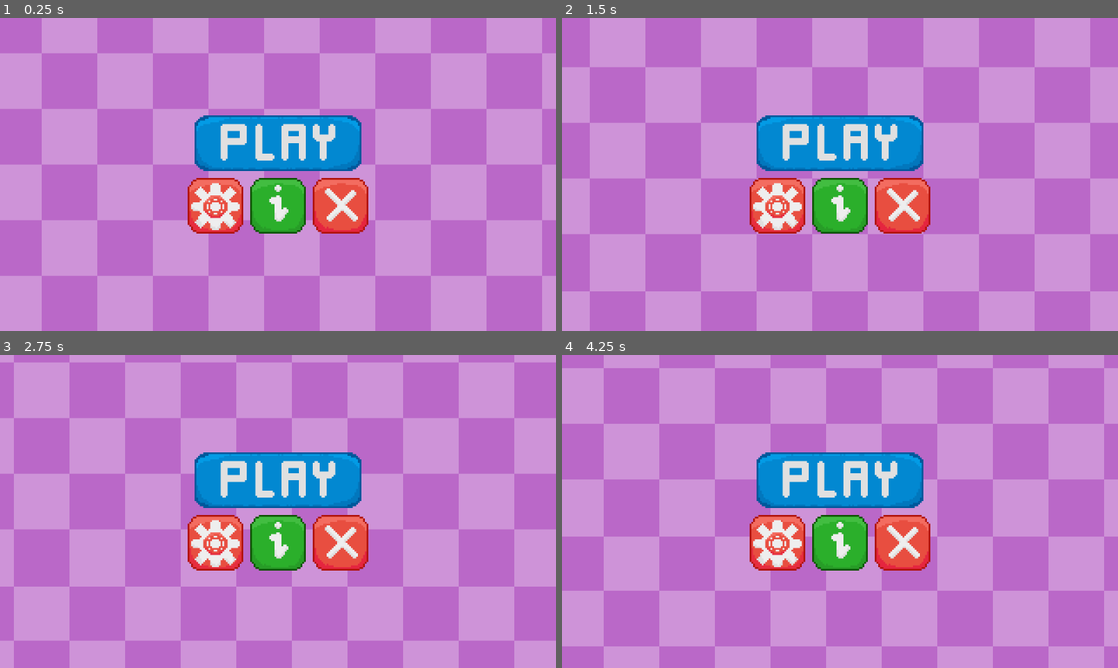
Above: before the commit, frames 1-4 (two rows, left to right).
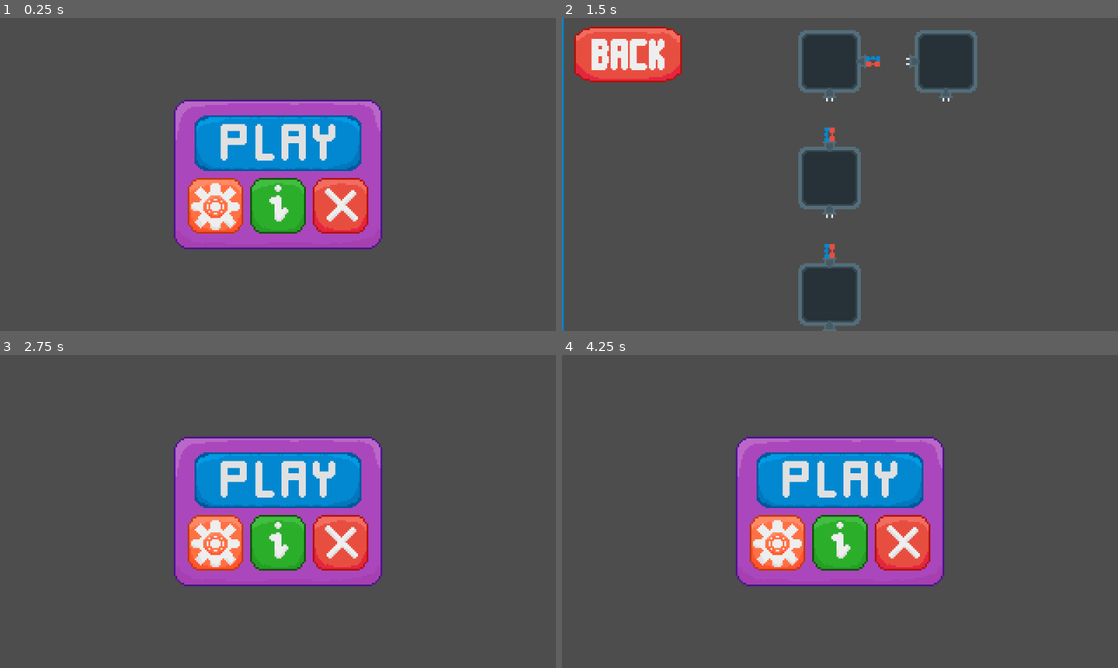
Above: after the commit, the same moments.

Repository: EmilPok/RpurpleB
Game: Godot game, scene res://scenes/UI/main_menu.tscn
Two runs of this game, one before a commit and one after it. Both use one fixed random seed, a clock stepped at 60 frames per second and the inputs below. This scene is started directly instead of the project's main scene.
Inputs (mouse positions are in pixels of both pictures, inside the frame that each line leads up to):
- Up to frame 1 (0.25 s): no input
- Up to frame 2 (1.5 s): click (840, 143) at 0.5 s; click (628, 55) at 1.27 s
- Up to frame 3 (2.75 s): click (278, 480) at 2.02 s
- Up to frame 4 (4.25 s): tap Enter (ui_accept) at 2.75, 3.8 s; move the mouse to (962, 495) at 2.77 s; hold Enter (ui_accept) 2.78-3.53 s; hold D (right) from 2.78 s (still down); tap Space (jump) at 3.02, 3.77 s; move the mouse to (728, 527) at 3.52 s; right-click (728, 527) at 3.6 s

The runs differ from the first frame. In frame 1, 90% of the frame differs, in the area x 0-100%, y 0-100%; in frame 2, 100%; in frame 3, 90%; in frame 4, 90%.

Commit message:
level selector (not working) some menu improvements

Diff:
--- /dev/null
+++ b/scenes/UI/level_connector.tscn
@@ -0,0 +1,40 @@
+[gd_scene format=3 uid="uid://dugp7x1de6feb"]
+
+[ext_resource type="Script" uid="uid://cf8528ag0v6wy" path="res://scripts/UI/level_connector.gd" id="1_cucjf"]
+[ext_resource type="Texture2D" uid="uid://barg8tnci4xeg" path="res://art/UI/level_design/cables.png" id="2_1p1o0"]
+
+[sub_resource type="Animation" id="Animation_8ej5n"]
+resource_name = "connect"
+length = 0.6
+tracks/0/type = "value"
+tracks/0/imported = false
+tracks/0/enabled = true
+tracks/0/path = NodePath("Cable:size")
+tracks/0/interp = 1
+tracks/0/loop_wrap = true
+tracks/0/keys = {
+"times": PackedFloat32Array(0.13333334, 0.6),
+"transitions": PackedFloat32Array(2.4622905, 0.07694659),
+"update": 0,
+"values": [Vector2(6, 8), Vector2(6, 25)]
+}
+
+[sub_resource type="AnimationLibrary" id="AnimationLibrary_g3fea"]
+_data = {
+&"connect": SubResource("Animation_8ej5n")
+}
+
+[node name="LevelConnector" type="Node2D" unique_id=2004685137]
+z_index = 10
+script = ExtResource("1_cucjf")
+
+[node name="Cable" type="NinePatchRect" parent="." unique_id=1602067742]
+offset_right = 6.0
+offset_bottom = 8.0
+texture = ExtResource("2_1p1o0")
+patch_margin_top = 4
+patch_margin_bottom = 4
+axis_stretch_vertical = 1
+
+[node name="AnimationPlayer" type="AnimationPlayer" parent="." unique_id=1112084240]
+libraries/ = SubResource("AnimationLibrary_g3fea")
--- a/scenes/UI/main_menu.tscn
+++ b/scenes/UI/main_menu.tscn
@@ -5,6 +5,7 @@
 [ext_resource type="Shader" uid="uid://cp1dxnehmnbl5" path="res://shaders/bg_scroll.gdshader" id="1_yonvy"]
 [ext_resource type="Texture2D" uid="uid://dlek782kd02gd" path="res://art/UI/buttons/play_button.png" id="3_5jstl"]
 [ext_resource type="Texture2D" uid="uid://88achoevdns" path="res://art/UI/buttons/play_button_clicked.png" id="3_tfcbk"]
+[ext_resource type="Texture2D" uid="uid://t1nh7njadxos" path="res://art/UI/main_menu_panel.png" id="4_1ss0f"]
 [ext_resource type="Texture2D" uid="uid://cgkveiveuytlu" path="res://art/UI/buttons/options_button.png" id="5_um6dh"]
 [ext_resource type="Texture2D" uid="uid://ynneya2aasaf" path="res://art/UI/buttons/options_button_pressed.png" id="6_mf7fl"]
 [ext_resource type="Texture2D" uid="uid://bhd6sy47ni3m6" path="res://art/UI/buttons/credits_button.png" id="7_d6l81"]
@@ -23,9 +24,36 @@
 [ext_resource type="Texture2D" uid="uid://dmdknt2qihps2" path="res://art/UI/text/sfx.png" id="21_gqbxs"]
 [ext_resource type="Texture2D" uid="uid://dpxtrcx3n6me" path="res://art/UI/text/gmail.png" id="22_1ss0f"]
 [ext_resource type="Texture2D" uid="uid://d2qitqabeppag" path="res://art/UI/buttons/back_button.png" id="23_6gm0r"]
-
-[sub_resource type="ShaderMaterial" id="ShaderMaterial_g4v7s"]
-shader = ExtResource("1_yonvy")
+[ext_resource type="PackedScene" uid="uid://dugp7x1de6feb" path="res://scenes/UI/level_connector.tscn" id="24_afaap"]
+[ext_resource type="Texture2D" uid="uid://mw2hs006xd58" path="res://art/UI/level_design/level_stage.png" id="25_gqbxs"]
+[ext_resource type="Texture2D" uid="uid://b4truypqexabg" path="res://art/UI/level_design/level_stage_to_left.png" id="26_gqbxs"]
+
+[sub_resource type="Animation" id="Animation_gqbxs"]
+length = 0.001
+tracks/0/type = "value"
+tracks/0/imported = false
+tracks/0/enabled = true
+tracks/0/path = NodePath("LevelSelector:visible")
+tracks/0/interp = 1
+tracks/0/loop_wrap = true
+tracks/0/keys = {
+"times": PackedFloat32Array(0),
+"transitions": PackedFloat32Array(1),
+"update": 1,
+"values": [false]
+}
+tracks/1/type = "value"
+tracks/1/imported = false
+tracks/1/enabled = true
+tracks/1/path = NodePath("HBoxContainer/MainButtons:visible")
+tracks/1/interp = 1
+tracks/1/loop_wrap = true
+tracks/1/keys = {
+"times": PackedFloat32Array(0),
+"transitions": PackedFloat32Array(1),
+"update": 1,
+"values": [true]
+}
 
 [sub_resource type="Animation" id="Animation_6gm0r"]
 resource_name = "credits_off"
@@ -129,11 +157,119 @@
 "values": [false, true]
 }
 
+[sub_resource type="Animation" id="Animation_1ss0f"]
+resource_name = "level_selector_off"
+tracks/0/type = "value"
+tracks/0/imported = false
+tracks/0/enabled = true
+tracks/0/path = NodePath("Transition_Background:position")
+tracks/0/interp = 1
+tracks/0/loop_wrap = true
+tracks/0/keys = {
+"times": PackedFloat32Array(0, 1),
+"transitions": PackedFloat32Array(3.1383355, 0.29730204),
+"update": 0,
+"values": [Vector2(-320, 0), Vector2(320, 0)]
+}
+tracks/1/type = "value"
+tracks/1/imported = false
+tracks/1/enabled = true
+tracks/1/path = NodePath("Transition_Background:color")
+tracks/1/interp = 1
+tracks/1/loop_wrap = true
+tracks/1/keys = {
+"times": PackedFloat32Array(0),
+"transitions": PackedFloat32Array(1),
+"update": 0,
+"values": [Color(0.007843138, 0.53333336, 0.81960785, 1)]
+}
+tracks/2/type = "value"
+tracks/2/imported = false
+tracks/2/enabled = true
+tracks/2/path = NodePath("HBoxContainer/MainButtons:visible")
+tracks/2/interp = 1
+tracks/2/loop_wrap = true
+tracks/2/keys = {
+"times": PackedFloat32Array(0, 0.8),
+"transitions": PackedFloat32Array(1, 1),
+"update": 1,
+"values": [false, true]
+}
+tracks/3/type = "value"
+tracks/3/imported = false
+tracks/3/enabled = true
+tracks/3/path = NodePath("LevelSelector:visible")
+tracks/3/interp = 1
+tracks/3/loop_wrap = true
+tracks/3/keys = {
+"times": PackedFloat32Array(0.03333333, 0.8),
+"transitions": PackedFloat32Array(1, 1),
+"update": 1,
+"values": [true, false]
+}
+
+[sub_resource type="Animation" id="Animation_54m0d"]
+resource_name = "level_selector_on"
+tracks/0/type = "value"
+tracks/0/imported = false
+tracks/0/enabled = true
+tracks/0/path = NodePath("Transition_Background:position")
+tracks/0/interp = 1
+tracks/0/loop_wrap = true
+tracks/0/keys = {
+"times": PackedFloat32Array(0, 1),
+"transitions": PackedFloat32Array(0.29730204, 3.1383355),
+"update": 0,
+"values": [Vector2(320, 0), Vector2(-320, 0)]
+}
+tracks/1/type = "value"
+tracks/1/imported = false
+tracks/1/enabled = true
+tracks/1/path = NodePath("Transition_Background:color")
+tracks/1/interp = 1
+tracks/1/loop_wrap = true
+tracks/1/keys = {
+"times": PackedFloat32Array(0),
+"transitions": PackedFloat32Array(1),
+"update": 0,
+"values": [Color(0.007843138, 0.53333336, 0.81960785, 1)]
+}
+tracks/2/type = "value"
+tracks/2/imported = false
+tracks/2/enabled = true
+tracks/2/path = NodePath("HBoxContainer/MainButtons:visible")
+tracks/2/interp = 1
+tracks/2/loop_wrap = true
+tracks/2/keys = {
+"times": PackedFloat32Array(0, 0.2),
+"transitions": PackedFloat32Array(1, 1),
+"update": 1,
+"values": [true, false]
+}
+tracks/3/type = "value"
+tracks/3/imported = false
+tracks/3/enabled = true
+tracks/3/path = NodePath("LevelSelector:visible")
+tracks/3/interp = 1
+tracks/3/loop_wrap = true
+tracks/3/keys = {
+"times": PackedFloat32Array(0, 0.19),
+"transitions": PackedFloat32Array(1, 1),
+"update": 1,
+"values": [false, true]
+}
+
 [sub_resource type="AnimationLibrary" id="AnimationLibrary_afaap"]
 _data = {
+&"RESET": SubResource("Animation_gqbxs"),
 &"credits_off": SubResource("Animation_6gm0r"),
-&"credits_on": SubResource("Animation_cj7n5")
-}
+&"credits_on": SubResource("Animation_cj7n5"),
+&"level_selector_off": SubResource("Animation_1ss0f"),
+&"level_selector_on": SubResource("Animation_54m0d")
+}
+
+[sub_resource type="ShaderMaterial" id="ShaderMaterial_g4v7s"]
+shader = ExtResource("1_yonvy")
 
 [node name="MainMenu" type="Control" unique_id=2050352890]
 layout_mode = 3
@@ -144,13 +280,21 @@
 grow_vertical = 2
 script = ExtResource("1_d6l81")
 
+[node name="Transition_Animations" type="AnimationPlayer" parent="." unique_id=1657425511]
+libraries/ = SubResource("AnimationLibrary_afaap")
+
 [node name="Background" type="TextureRect" parent="." unique_id=794989512]
+visible = false
 texture_repeat = 2
 material = SubResource("ShaderMaterial_g4v7s")
 layout_mode = 1
 anchors_preset = 15
 anchor_right = 1.0
 anchor_bottom = 1.0
+offset_left = -8.0
+offset_top = -6.0
+offset_right = 8.0
+offset_bottom = 6.0
 grow_horizontal = 2
 grow_vertical = 2
 texture = ExtResource("1_qwnig")
@@ -175,6 +319,25 @@
 size_flags_vertical = 4
 alignment = 1
 
+[node name="Node2D" type="Node2D" parent="HBoxContainer/MainButtons" unique_id=325697204]
+position = Vector2(52, 33)
+
+[node name="TextureRect" type="TextureRect" parent="HBoxContainer/MainButtons/Node2D" unique_id=1951263969]
+anchors_preset = 8
+anchor_left = 0.5
+anchor_top = 0.5
+anchor_right = 0.5
+anchor_bottom = 0.5
+offset_left = -128.0
+offset_top = -48.0
+offset_right = 128.0
+offset_bottom = 48.0
+grow_horizontal = 2
+grow_vertical = 2
+size_flags_horizontal = 4
+size_flags_vertical = 4
+texture = ExtResource("4_1ss0f")
+
 [node name="Play" type="TextureButton" parent="HBoxContainer/MainButtons" unique_id=728810482]
 layout_mode = 2
 size_flags_horizontal = 4
@@ -210,7 +373,7 @@
 visible = false
 script = ExtResource("13_i7p8e")
 
-[node name="Credits_Title" type="TextureRect" parent="HBoxContainer/Credits_Smooth_Movement_Handl" unique_id=1338270116]
+[node name="CreditsTitle" type="TextureRect" parent="HBoxContainer/Credits_Smooth_Movement_Handl" unique_id=1338270116]
 anchors_preset = 15
 anchor_right = 1.0
 anchor_bottom = 1.0
@@ -218,7 +381,7 @@
 grow_vertical = 2
 texture = ExtResource("12_a1wsg")
 
-[node name="HBoxContainer" type="HBoxContainer" parent="HBoxContainer/Credits_Smooth_Movement_Handl/Credits_Title" unique_id=385974533]
+[node name="HBoxContainer" type="HBoxContainer" parent="HBoxContainer/Credits_Smooth_Movement_Handl/CreditsTitle" unique_id=385974533]
 layout_mode = 1
 anchors_preset = 5
 anchor_left = 0.5
@@ -228,17 +391,17 @@
 offset_bottom = 23.0
 grow_horizontal = 2
 
-[node name="VBoxContainer" type="VBoxContainer" parent="HBoxContainer/Credits_Smooth_Movement_Handl/Credits_Title/HBoxContainer" unique_id=89607871]
-layout_mode = 2
-size_flags_horizontal = 4
-size_flags_vertical = 4
-
-[node name="HBoxContainer" type="HBoxContainer" parent="HBoxContainer/Credits_Smooth_Movement_Handl/Credits_Title/HBoxContainer/VBoxContainer" unique_id=835260933]
-layout_mode = 2
-size_flags_horizontal = 4
-size_flags_vertical = 4
-
-[node name="TextureRect" type="TextureRect" parent="HBoxContainer/Credits_Smooth_Movement_Handl/Credits_Title/HBoxContainer/VBoxContainer/HBoxContainer" unique_id=594925242]
+[node name="VBoxContainer" type="VBoxContainer" parent="HBoxContainer/Credits_Smooth_Movement_Handl/CreditsTitle/HBoxContainer" unique_id=89607871]
+layout_mode = 2
+size_flags_horizontal = 4
+size_flags_vertical = 4
+
+[node name="HBoxContainer" type="HBoxContainer" parent="HBoxContainer/Credits_Smooth_Movement_Handl/CreditsTitle/HBoxContainer/VBoxContainer" unique_id=835260933]
+layout_mode = 2
+size_flags_horizontal = 4
+size_flags_vertical = 4
+
+[node name="TextureRect" type="TextureRect" parent="HBoxContainer/Credits_Smooth_Movement_Handl/CreditsTitle/HBoxContainer/VBoxContainer/HBoxContainer" unique_id=594925242]
 layout_mode = 2
 size_flags_horizontal = 4
 size_flags_vertical = 0
@@ -246,55 +409,55 @@
 offset_transform_position = Vector2(0, -18)
 texture = ExtResource("14_sfthw")
 
-[node name="TextConainer" type="Node2D" parent="HBoxContainer/Credits_Smooth_Movement_Handl" unique_id=183272708]
-
-[node name="Arts" type="Sprite2D" parent="HBoxContainer/Credits_Smooth_Movement_Handl/TextConainer" unique_id=854290120]
+[node name="TextContainer" type="Node2D" parent="HBoxContainer/Credits_Smooth_Movement_Handl" unique_id=183272708]
+
+[node name="Arts" type="Sprite2D" parent="HBoxContainer/Credits_Smooth_Movement_Handl/TextContainer" unique_id=854290120]
 position = Vector2(-97, -30)
 scale = Vector2(3, 3)
 texture = ExtResource("15_n3ahy")
 
-[node name="Kelpekk" type="Sprite2D" parent="HBoxContainer/Credits_Smooth_Movement_Handl/TextConainer" unique_id=1837542368]
+[node name="Kelpekk" type="Sprite2D" parent="HBoxContainer/Credits_Smooth_Movement_Handl/TextContainer" unique_id=1837542368]
 position = Vector2(-100.125, -16.375)
 texture = ExtResource("16_scr1a")
 
-[node name="Kelpekk2" type="Sprite2D" parent="HBoxContainer/Credits_Smooth_Movement_Handl/TextConainer" unique_id=169571704]
+[node name="Kelpekk2" type="Sprite2D" parent="HBoxContainer/Credits_Smooth_Movement_Handl/TextContainer" unique_id=169571704]
 position = Vector2(-88, 31)
 texture = ExtResource("16_scr1a")
 
-[node name="Kelpekk3" type="Sprite2D" parent="HBoxContainer/Credits_Smooth_Movement_Handl/TextConainer" unique_id=968681954]
+[node name="Kelpekk3" type="Sprite2D" parent="HBoxContainer/Credits_Smooth_Movement_Handl/TextContainer" unique_id=968681954]
 position = Vector2(107, 32)
 texture = ExtResource("16_scr1a")
 
-[node name="Code" type="Sprite2D" parent="HBoxContainer/Credits_Smooth_Movement_Handl/TextConainer" unique_id=1410491197]
+[node name="Code" type="Sprite2D" parent="HBoxContainer/Credits_Smooth_Movement_Handl/TextContainer" unique_id=1410491197]
 position = Vector2(97, -30)
 scale = Vector2(3, 3)
 texture = ExtResource("17_nu0op")
 
-[node name="Design" type="Sprite2D" parent="HBoxContainer/Credits_Smooth_Movement_Handl/TextConainer" unique_id=678328380]
+[node name="Design" type="Sprite2D" parent="HBoxContainer/Credits_Smooth_Movement_Handl/TextContainer" unique_id=678328380]
 position = Vector2(90, 11)
 scale = Vector2(3, 3)
 texture = ExtResource("18_6gm0r")
 
-[node name="Music" type="Sprite2D" parent="HBoxContainer/Credits_Smooth_Movement_Handl/TextConainer" unique_id=556183913]
+[node name="Music" type="Sprite2D" parent="HBoxContainer/Credits_Smooth_Movement_Handl/TextContainer" unique_id=556183913]
 position = Vector2(-27, -20)
 scale = Vector2(3, 3)
 texture = ExtResource("19_cj7n5")
 
-[node name="Shaders" type="Sprite2D" parent="HBoxContainer/Credits_Smooth_Movement_Handl/TextConainer" unique_id=502964457]
+[node name="Shaders" type="Sprite2D" parent="HBoxContainer/Credits_Smooth_Movement_Handl/TextContainer" unique_id=502964457]
 position = Vector2(-77, 16)
 scale = Vector2(3, 3)
 texture = ExtResource("20_afaap")
 
-[node name="Sfx" type="Sprite2D" parent="HBoxContainer/Credits_Smooth_Movement_Handl/TextConainer" unique_id=2023559849]
+[node name="Sfx" type="Sprite2D" parent="HBoxContainer/Credits_Smooth_Movement_Handl/TextContainer" unique_id=2023559849]
 position = Vector2(31, -20)
 scale = Vector2(3, 3)
 texture = ExtResource("21_gqbxs")
 
-[node name="Gmail" type="Sprite2D" parent="HBoxContainer/Credits_Smooth_Movement_Handl/TextConainer" unique_id=626920457]
+[node name="Gmail" type="Sprite2D" parent="HBoxContainer/Credits_Smooth_Movement_Handl/TextContainer" unique_id=626920457]
 position = Vector2(80, 27)
 texture = ExtResource("22_1ss0f")
 
-[node name="Gmail2" type="Sprite2D" parent="HBoxContainer/Credits_Smooth_Movement_Handl/TextConainer" unique_id=2097861645]
+[node name="Gmail2" type="Sprite2D" parent="HBoxContainer/Credits_Smooth_Movement_Handl/TextContainer" unique_id=2097861645]
 position = Vector2(99, -13)
 texture = ExtResource("22_1ss0f")
 
@@ -311,19 +474,63 @@
 size_flags_vertical = 4
 texture_normal = ExtResource("23_6gm0r")
 
+[node name="LevelSelector" type="Node2D" parent="." unique_id=280259287]
+visible = false
+
+[node name="LevelConnector" parent="LevelSelector" unique_id=2004685137 instance=ExtResource("24_afaap")]
+position = Vector2(157, 138)
+rotation = 3.1415925
+
+[node name="LevelConnector2" parent="LevelSelector" unique_id=1818771879 instance=ExtResource("24_afaap")]
+position = Vector2(157, 71)
+rotation = 3.1415925
+
+[node name="LevelConnector3" parent="LevelSelector" unique_id=109640821 instance=ExtResource("24_afaap")]
+position = Vector2(175, 28)
+rotation = -1.5707964
+
+[node name="LevelStage" type="Sprite2D" parent="LevelSelector" unique_id=1574176337]
+position = Vector2(154, 159)
+texture = ExtResource("25_gqbxs")
+
+[node name="LevelStage2" type="Sprite2D" parent="LevelSelector" unique_id=1584697939]
+position = Vector2(154, 92)
+texture = ExtResource("25_gqbxs")
+
+[node name="LevelStageToLeft" type="Sprite2D" parent="LevelSelector" unique_id=943792369]
+position = Vector2(154, 25)
+texture = ExtResource("26_gqbxs")
+
+[node name="LevelStageToLeft2" type="Sprite2D" parent="LevelSelector" unique_id=1949511541]
+position = Vector2(221, 25)
+rotation = 1.5707964
+texture = ExtResource("26_gqbxs")
+
+[node name="BackButton2" type="TextureButton" parent="LevelSelector" unique_id=684062295]
+anchors_preset = 5
+anchor_left = 0.5
+anchor_right = 0.5
+offset_left = 6.0
+offset_top = 5.0
+offset_right = 70.0
+offset_bottom = 37.0
+grow_horizontal = 2
+size_flags_horizontal = 4
+size_flags_vertical = 4
+texture_normal = ExtResource("23_6gm0r")
+
 [node name="Transition_Background" type="ColorRect" parent="." unique_id=1983145882]
+z_index = 1000
 custom_minimum_size = Vector2(320, 180)
 layout_mode = 0
-offset_left = 320.0
-offset_right = 640.0
+offset_left = -320.0
+offset_right = 0.00024414063
 offset_bottom = 180.0
-color = Color(0.16862746, 0.6862745, 0.16862746, 1)
-
-[node name="Transition_Animations" type="AnimationPlayer" parent="." unique_id=1657425511]
-libraries/ = SubResource("AnimationLibrary_afaap")
+color = Color(0.007843138, 0.53333336, 0.81960785, 1)
 
 [connection signal="pressed" from="HBoxContainer/MainButtons/Play" to="." method="_on_play_pressed"]
 [connection signal="pressed" from="HBoxContainer/MainButtons/HBoxContainer/Options" to="." method="_on_options_pressed"]
 [connection signal="pressed" from="HBoxContainer/MainButtons/HBoxContainer/Credits" to="." method="_on_credits_pressed"]
 [connection signal="pressed" from="HBoxContainer/MainButtons/HBoxContainer/Exit" to="." method="_on_exit_pressed"]
 [connection signal="pressed" from="HBoxContainer/Credits_Smooth_Movement_Handl/BackButton" to="." method="_on_back_button_pressed"]
+[connection signal="pressed" from="LevelSelector/BackButton2" to="." method="_on_back_button_pressed"]
--- /dev/null
+++ b/scripts/UI/level_connector.gd
@@ -0,0 +1,9 @@
+extends Node2D
+
+func connect_levels() -> void:
+	$AnimationPlayer.play("connect")
+
+
+func _input(event: InputEvent) -> void:
+	if event.is_action_pressed("ui_accept"):
+		connect_levels()
--- a/scripts/UI/main_menu.gd
+++ b/scripts/UI/main_menu.gd
@@ -1,7 +1,7 @@
 extends Control
 
 func _on_play_pressed() -> void:
-	pass
+	$Transition_Animations.play("level_selector_on")
 
 func _on_options_pressed() -> void:
 	pass
@@ -15,3 +15,5 @@
 func _on_back_button_pressed() -> void:
 	if $HBoxContainer/Credits_Smooth_Movement_Handl.visible == true:
 		$Transition_Animations.play("credits_off")
+	if $LevelSelector.visible == true:
+		$Transition_Animations.play("level_selector_off")
--- a/shaders/bg_scroll.gdshader
+++ b/shaders/bg_scroll.gdshader
@@ -2,5 +2,4 @@
 
 void vertex() {
 	UV.x += TIME * .1;
-	UV.y += TIME * .1;
 }
Binary file added: art/UI/bgxd.png
Not shown, added: art/UI/bgxd.png.import
Binary file added: art/UI/bgxd2.png
Not shown, added: art/UI/bgxd2.png.import
Binary file changed: art/UI/buttons/back_button.png
Binary file changed: art/UI/buttons/options_button.png
Binary file added: art/UI/level_design/cables.png
Not shown, added: art/UI/level_design/cables.png.import
Binary file added: art/UI/level_design/color_balanced_level.png
Not shown, added: art/UI/level_design/color_balanced_level.png.import
Binary file added: art/UI/level_design/level_stage.png
Not shown, added: art/UI/level_design/level_stage.png.import
(and 14 more such lines)
